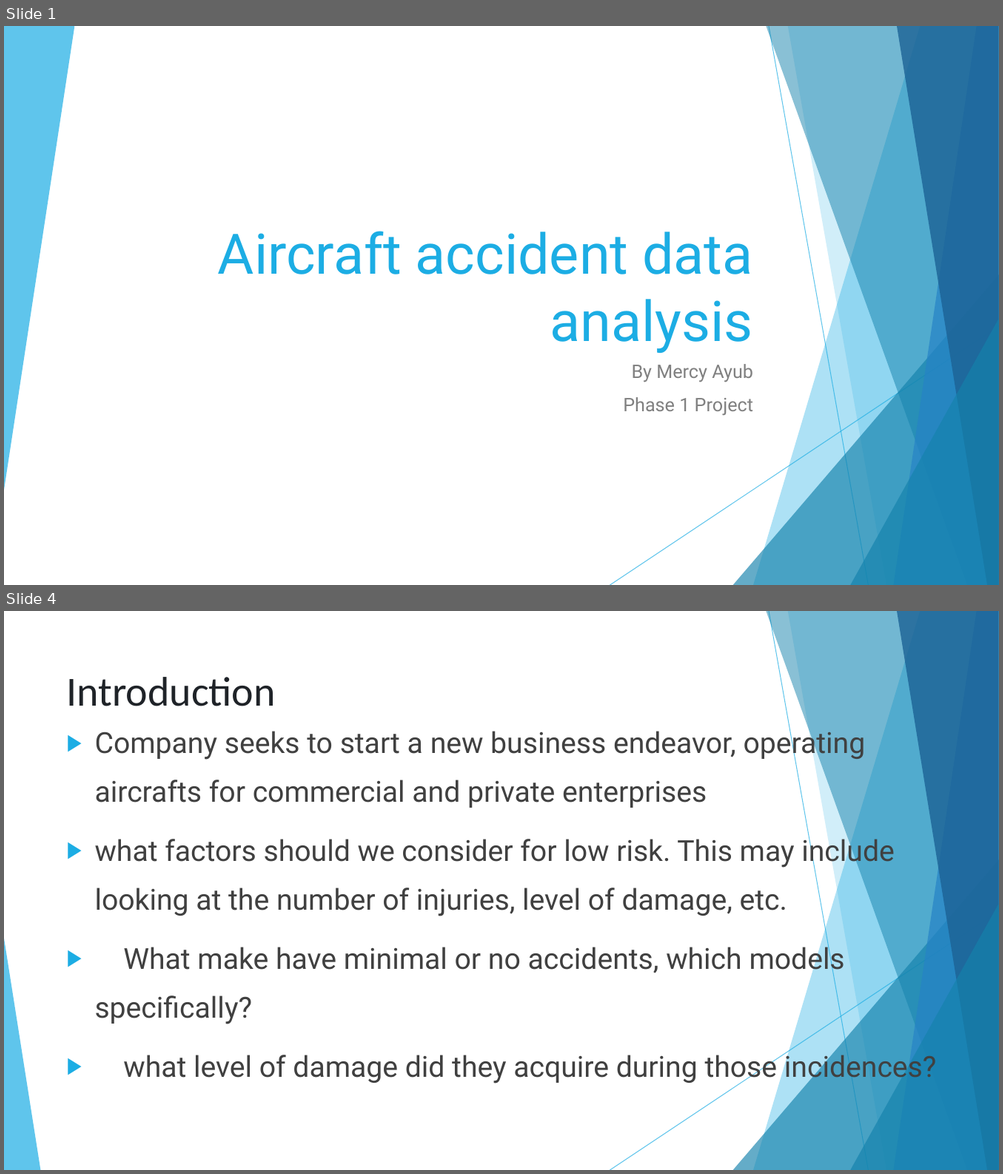
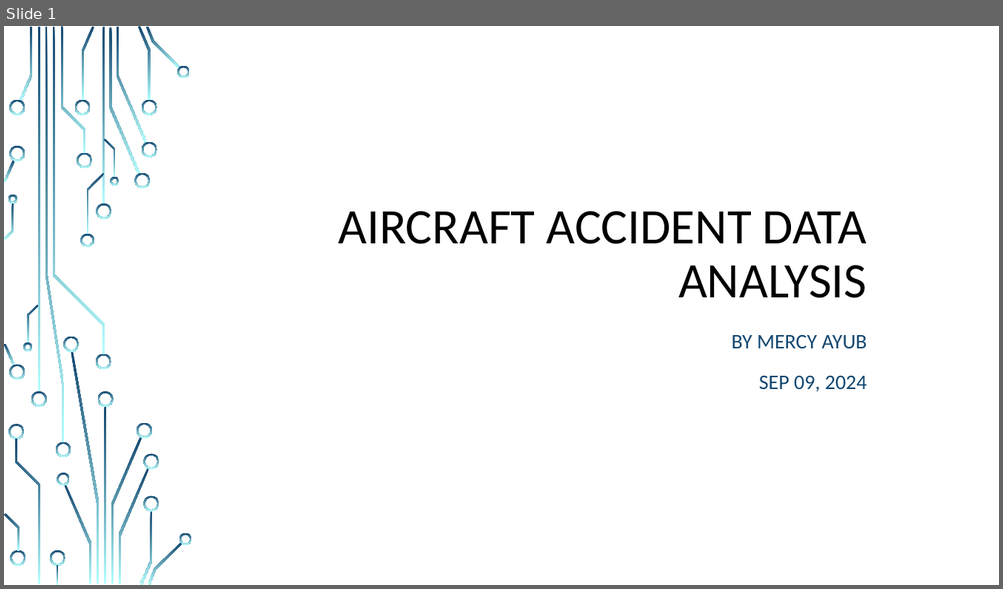
Before and after one commit to mercy-gh/Phase1Project, a slide deck: presentation.pptx. Shown one above the other, each under a label of ours: slides 1 and 4 before the commit, slide 1 after it; the slides between them are not shown. The pictures are 1003x1174 and 1003x589 pixels, drawn with LibreOffice and Linux fonts; fonts in the diff are those of the drawing; background and template pictures are left out. Boxes give left, top, right and bottom in pixels: in the first picture for what was removed or moved away, otherwise in the second. Text is boxed around its words. In the diff, an @@ line names an element or a change of style, - is before the commit and + after.

```diff
--- a/presentation.pptx
+++ b/presentation.pptx
@@ slide 4 removed at bbox=[4, 611, 999, 1170], background #FFFFFF; not listed: 9 template elements that a slide beside it also shows @@
@@ title removed at bbox=[67, 677, 276, 706] @@
-Introduction
@@ text removed at bbox=[95, 727, 936, 1085] @@
-▶ Company seeks to start a new business endeavor, operating aircrafts for commercial and private enterprises
-▶ what factors should we consider for low risk. This may include looking at the number of injuries, level of damage, etc.
-▶ What make have minimal or no accidents, which models specifically?
-▶ what level of damage did they acquire during those incidences?
@@ triangle removed at bbox=[4, 939, 40, 1170] @@
@@ slide 1 changed as well @@
@@ freeform shape: place and size @@
-freeform shape at bbox=[4, 26, 74, 490]
+freeform shape at bbox=[45, 27, 65, 443]
@@ freeform shape at bbox=[45, 27, 65, 443]: fill #1CADE4 at 70% opacity to gradient #134770 to #B4FFFF @@
@@ title at bbox=[338, 211, 867, 298]: text changed; size 54 to 48 pt; font Roboto to Calibri; text colour #1CADE4 to #000000 @@
-Aircraft accident data analysis
+AIRCRAFT ACCIDENT DATA ANALYSIS
@@ subtitle at bbox=[731, 335, 867, 392]: text changed; size 18 to 20 pt; font Roboto to Calibri; text colour #808080 to #134770 @@
-By Mercy Ayub
-Phase 1 Project
+BY MERCY AYUB
+SEP 09, 2024
@@ group removed at bbox=[610, 26, 999, 585]: 5 freeform shapes, 2 lines, 2 triangles @@
@@ group added at bbox=[4, 26, 192, 585]: 49 freeform shapes, 4 rectangles @@
```
Also in this commit, not shown: 2 other slides changed, 9 slides added, 7 other slides removed, 5 other files.
